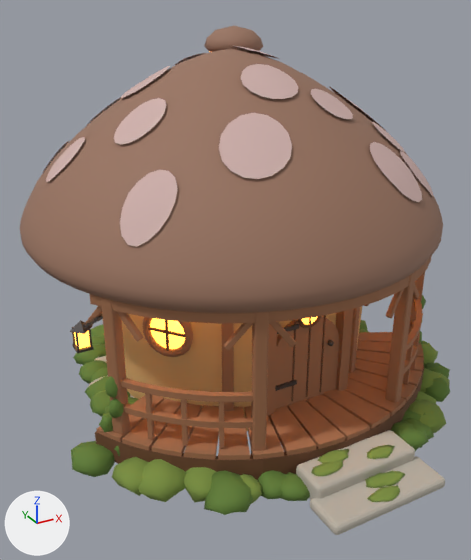
One commit to the glTF model assets/world/models/blender/cottage.glb: the scene before it, then after it.
Both versions are drawn from a 50 mm camera at (-5.31, -9.8, 6.6) aimed at (-0.36, -0.8, 2.1). Arrows for +X, +Y and +Z are at lower left; the lights stay in place. The first picture is the older version. Where no turn or scale is listed for an object, it has been applied to the vertices. Vertices at exactly the same position are counted once.

The first picture shows 'cap', 'glass', 'leaf', 'metal', 'moss', 'plaster', 'spot', 'stone', 'timber', 'timber_dark'.
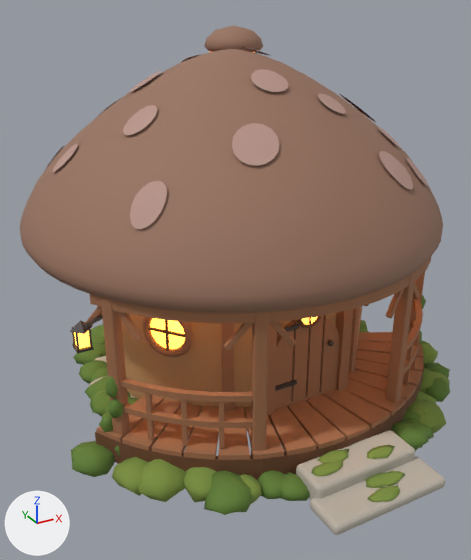
What differs and where, as boxes (x1, y1, x2, y2) in the pictures (471 x 560 px; the box of a moved part takes in the faces that stretch with it):
'spot', recoloured, reshaped (9% shorter)
    before: (42, 46, 434, 247)
    after: (46, 47, 428, 229)
'plaster', recoloured (beige to orange)
    both: (122, 310, 362, 409)
part 1 of me_spot0, moved or reshaped
    before: (231, 46, 279, 59)
    after: (240, 47, 269, 55)
part 2 of me_spot0, moved or reshaped
    before: (121, 66, 170, 98)
    after: (129, 71, 161, 92)
part 3 of me_spot0, moved or reshaped
    before: (241, 64, 298, 99)
    after: (251, 69, 288, 92)
part 4 of me_spot0, moved or reshaped
    before: (329, 86, 386, 131)
    after: (339, 93, 376, 122)
part 5 of me_spot0, moved or reshaped
    before: (87, 97, 121, 125)
    after: (97, 99, 120, 117)
part 6 of me_spot0, moved or reshaped
    before: (114, 98, 167, 145)
    after: (123, 105, 157, 135)
part 7 of me_spot0, moved or reshaped
    before: (219, 113, 292, 179)
    after: (232, 123, 279, 166)
part 8 of me_spot0, moved or reshaped
    before: (46, 137, 85, 182)
    after: (53, 144, 78, 172)
part 9 of me_spot0, moved or reshaped
    before: (120, 170, 178, 247)
    after: (130, 181, 167, 229)
part 10 of me_spot0, moved or reshaped
    before: (370, 142, 422, 202)
    after: (379, 151, 413, 190)
part 11 of me_spot0, moved or reshaped
    before: (400, 151, 434, 197)
    after: (406, 158, 428, 186)
part 12 of me_spot0, moved or reshaped
    before: (311, 89, 353, 119)
    after: (318, 94, 346, 114)
part 13 of me_spot0, moved or reshaped
    before: (372, 122, 405, 152)
    after: (378, 127, 399, 146)
part 14 of me_spot0, moved or reshaped
    before: (175, 53, 205, 65)
    after: (182, 55, 200, 62)
part 15 of me_spot0, moved or reshaped
    before: (42, 141, 69, 174)
    after: (46, 146, 64, 168)

Diff of the bpy script that builds the scene:
```diff
--- a/assets/world/models/blender/cottage.glb.py
+++ b/assets/world/models/blender/cottage.glb.py
@@ mat_plaster @@
 mat_plaster = principled_material('plaster')
-mat_plaster.base_color = (0.672, 0.392, 0.15)  # beige #d6a86c
+mat_plaster.base_color = (0.497, 0.262, 0.112)  # orange #bb8c5e
 mat_plaster.roughness = 0.9
@@ mat_spot @@
 mat_spot = principled_material('spot')
-mat_spot.base_color = (0.624, 0.434, 0.407)  # pink #cfb0ab
+mat_spot.base_color = (0.485, 0.301, 0.254)  # beige #b9958a
 mat_spot.roughness = 0.8
@@ me_spot0 @@
-me_spot0.from_pydata(...)  # 660 vertices, 960 faces; spans x -3.12..3.09, y -2.9..3.21, z 3.56..5.83
+me_spot0.from_pydata(...)  # 660 vertices, 960 faces; spans x -3.0..2.96, y -2.76..3.08, z 3.72..5.81
+# me_spot0 part 1: the loose piece of 33 vertices spanning x 0.03..0.87, y -0.36..0.36, z 5.6..5.83 is scaled about its middle by (0.65, 0.65, 0.675), then moved by (0.0, 0.0, 0.02)
+# me_spot0 part 2: the loose piece of 33 vertices spanning x -1.74..-0.9, y 0.12..0.84, z 5.06..5.53 is scaled about its middle by (0.65, 0.65, 0.657), then moved by (0.0, 0.0, 0.01)
+# me_spot0 part 3: the loose piece of 33 vertices spanning x -0.45..0.45, y -1.59..-0.81, z 5.2..5.62 is scaled about its middle by (0.65, 0.65, 0.642), then moved by (0.0, 0.0, 0.01)
+# me_spot0 part 4: the loose piece of 33 vertices spanning x 1.52..2.62, y -1.23..-0.28, z 4.38..5.17 is scaled about its middle by (0.65, 0.65, 0.647), then moved by (0.0, 0.0, 0.02)
+# me_spot0 part 5: the loose piece of 33 vertices spanning x -1.98..-0.98, y 1.33..2.19, z 4.35..5.05 is scaled about its middle by 0.65, then moved by (0.0, 0.0, 0.01)
+# me_spot0 part 6: the loose piece of 33 vertices spanning x -2.28..-1.48, y -1.03..-0.34, z 4.62..5.18 is scaled about its middle by 0.65, then moved by (0.0, 0.0, 0.01)
+# me_spot0 part 7: the loose piece of 33 vertices spanning x -1.29..-0.25, y -2.56..-1.67, z 4.35..5.06 is scaled about its middle by 0.65, then moved by (0.0, 0.0, 0.01)
+# me_spot0 part 8: the loose piece of 33 vertices spanning x -3.12..-2.46, y -0.04..0.53, z 3.93..4.57 is scaled about its middle by (0.65, 0.65, 0.635), then moved by (0.0, 0.0, 0.02)
+# me_spot0 part 9: the loose piece of 33 vertices spanning x -2.7..-1.9, y -2.27..-1.58, z 3.57..4.42 is multiplied about its middle by the matrix ((0.65, 0.0, 0.0), (0.0, 0.65, 0.0), (0.144, 0.122, 0.472)), then moved by (0.0, 0.0, 0.04)
+# me_spot0 part 10: the loose piece of 33 vertices spanning x 1.0..1.9, y -2.9..-2.12, z 3.74..4.55 is scaled about its middle by (0.65, 0.65, 0.639), then moved by (0.0, 0.0, 0.03)
+# me_spot0 part 11: the loose piece of 33 vertices spanning x 1.87..2.51, y -2.47..-1.92, z 3.59..4.3 is multiplied about its middle by the matrix ((0.65, 0.0, 0.0), (0.0, 0.65, 0.0), (-0.363, 0.376, 0.201)), then moved by (0.0, 0.0, 0.04)
+# me_spot0 part 12: the loose piece of 33 vertices spanning x 0.55..1.25, y -1.86..-1.26, z 4.85..5.26 is scaled about its middle by (0.65, 0.65, 0.656), then moved by (0.0, 0.0, 0.01)
+# me_spot0 part 13: the loose piece of 33 vertices spanning x 1.69..2.29, y -1.93..-1.41, z 4.24..4.71 is scaled about its middle by 0.65, then moved by (0.0, 0.0, 0.01)
+# me_spot0 part 14: the loose piece of 33 vertices spanning x -0.61..-0.01, y 0.59..1.1, z 5.45..5.68 is scaled about its middle by (0.65, 0.65, 0.664), then moved by (0.0, 0.0, 0.01)
+# me_spot0 part 15: the loose piece of 33 vertices spanning x -2.86..-2.3, y 1.57..2.05, z 3.56..4.23 is multiplied about its middle by the matrix ((0.65, 0.0, 0.0), (0.0, 0.65, 0.0), (0.543, -0.368, 0.105)), then moved by (0.0, 0.0, 0.04)
+# other edits to the shape of me_spot0 do not show in these pictures
 me_spot0.materials.append(mat_spot)
```
